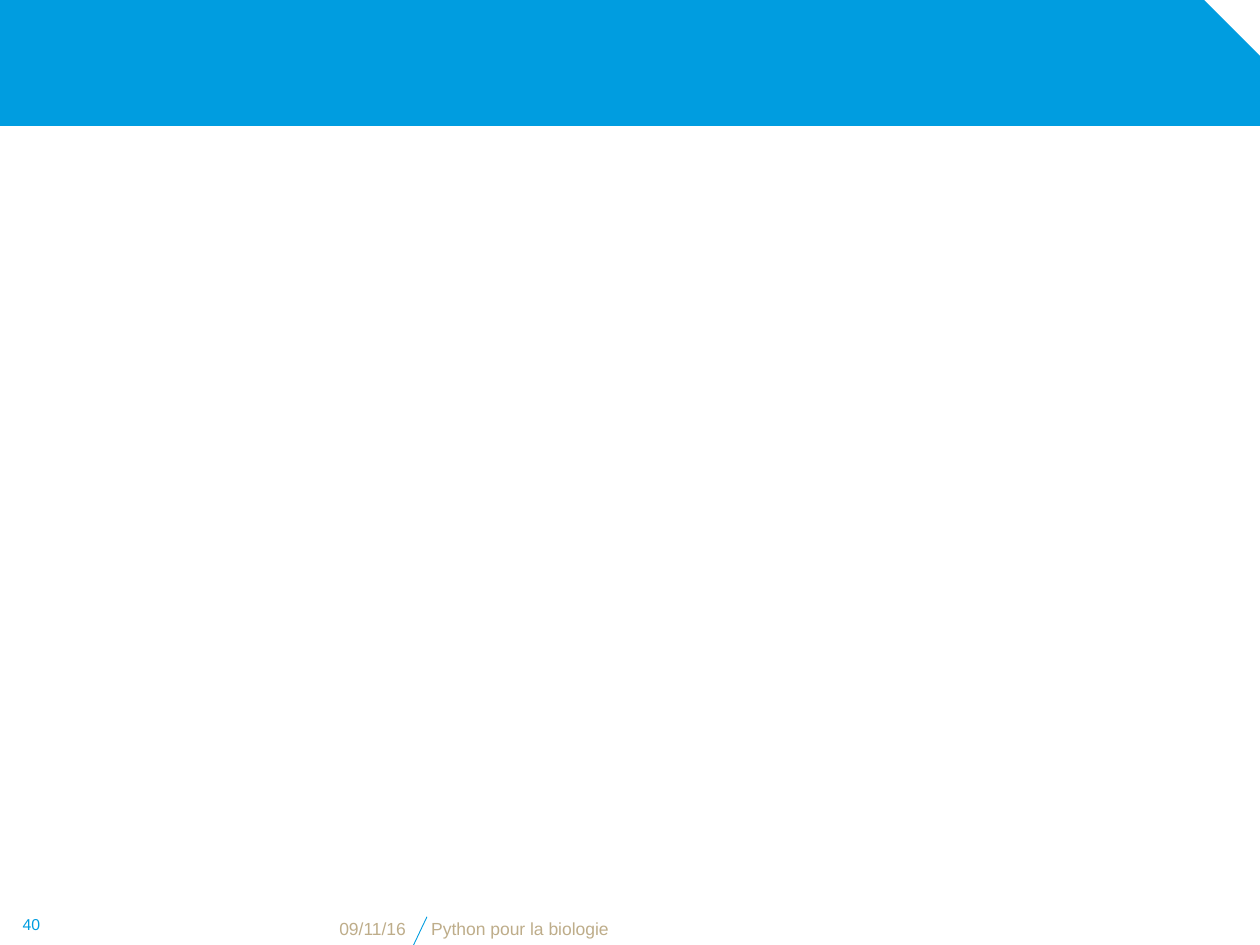
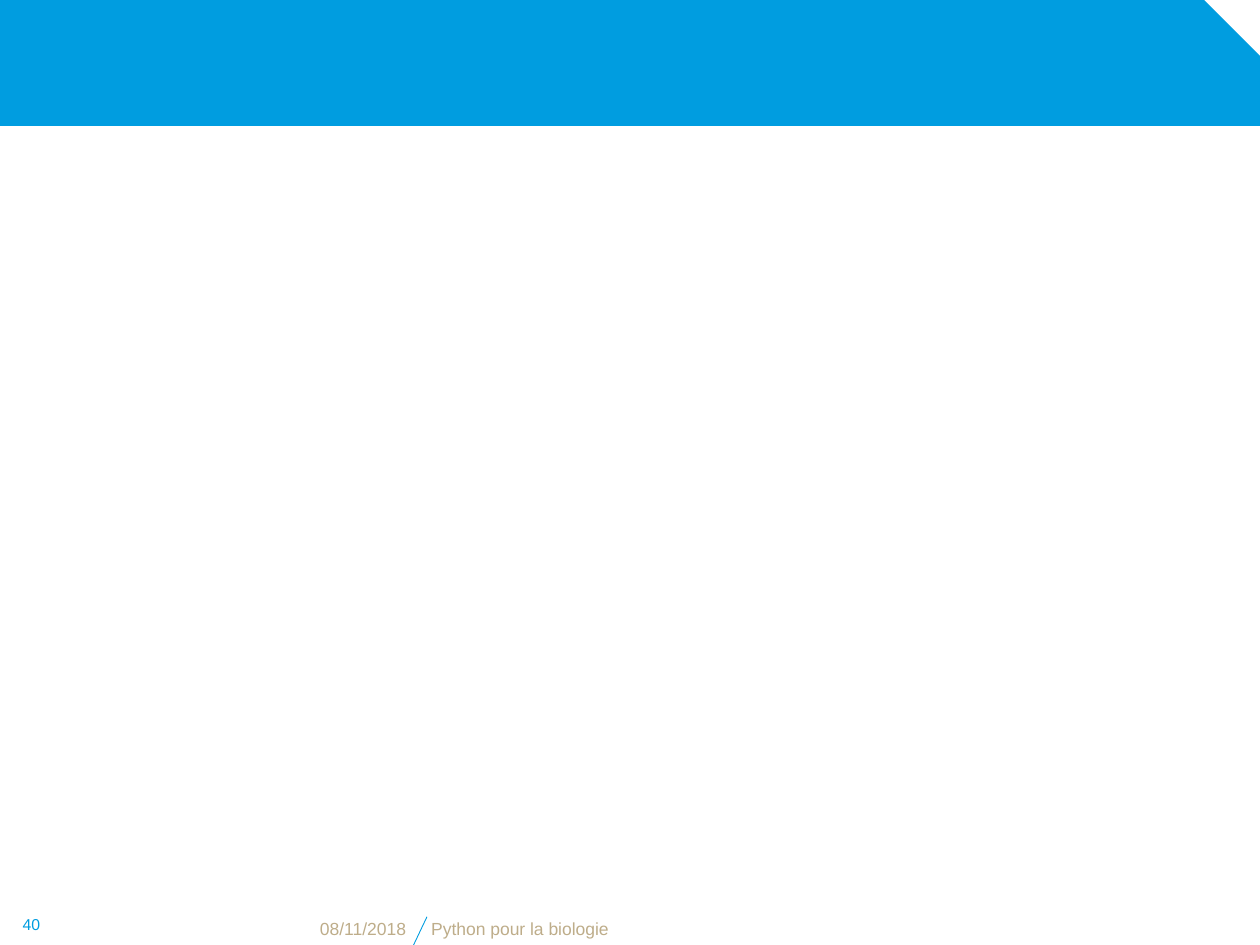
Before and after one commit to bdartigues/python_cnrs_formation, a slide deck: slide 40 of slides/python.pptx. Drawn at 1260x945 pixels with LibreOffice and Linux fonts; fonts in the diff are those of the drawing; background and template pictures are left out. Boxes give left, top, right and bottom in pixels: in the first picture for what was removed or moved away, otherwise in the second. Text is boxed around its words. In the diff, an @@ line names an element or a change of style, - is before the commit and + after.

```diff
--- a/slides/python.pptx
+++ b/slides/python.pptx
@@ text at box(320, 922, 406, 935): text changed @@
-09/11/16
+08/11/2018
```
Also in this commit, not shown: 74 other slides changed, 13 other files.
